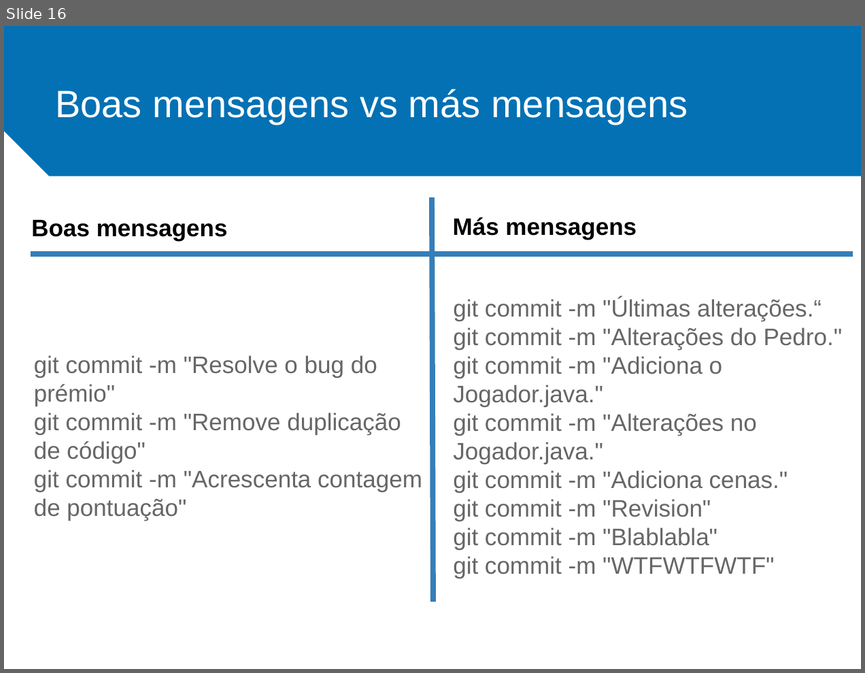
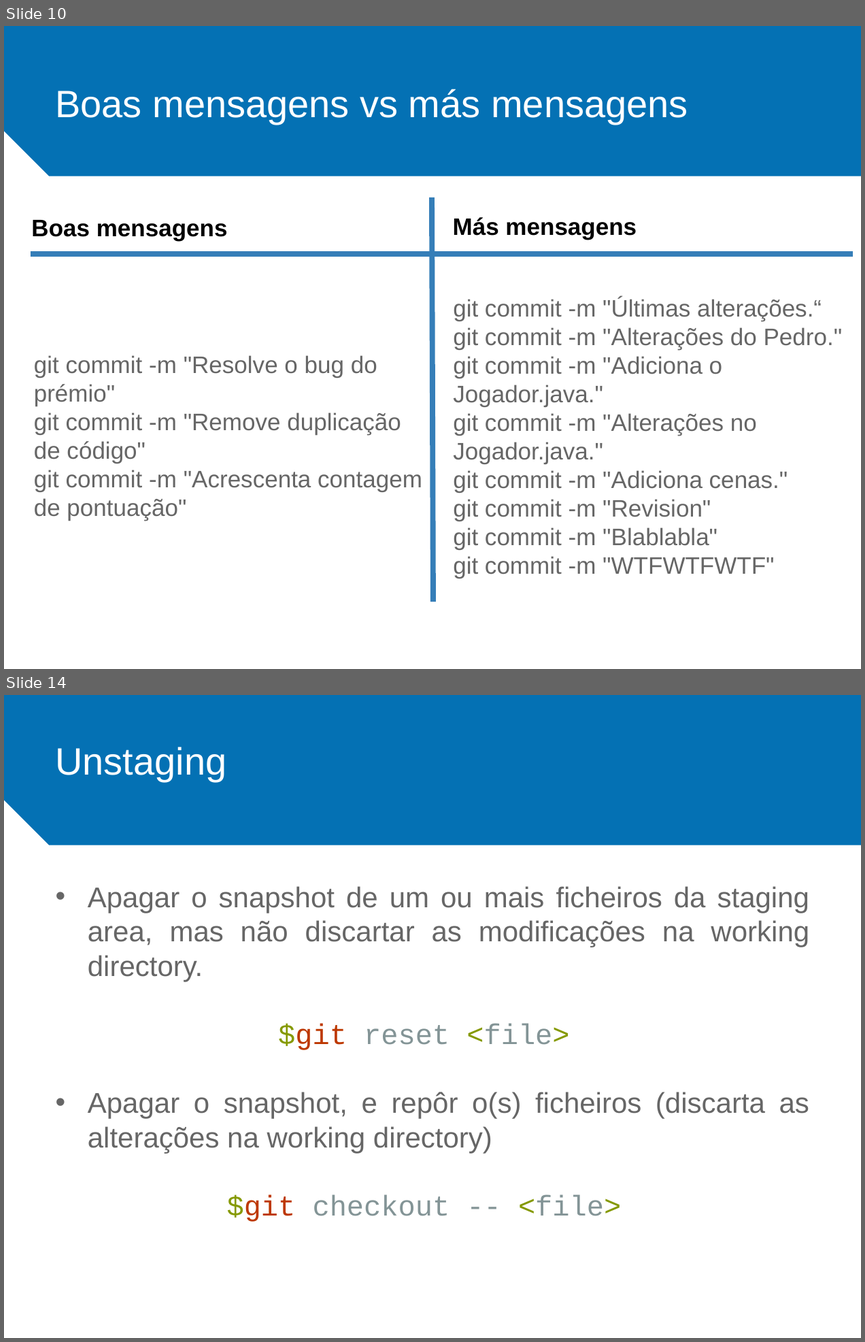
Before and after one commit to ieeeupsb/workshop-git, a slide deck: ppt/Workshop Git.pptx. Shown one above the other, each under a label of ours: slide 16 before the commit, slides 10 and 14 after it; the slides between them are not shown. The pictures are 865x673 and 865x1342 pixels, drawn with LibreOffice and Linux fonts; fonts in the diff are those of the drawing; background and template pictures are left out. Boxes give left, top, right and bottom in pixels: in the first picture for what was removed or moved away, otherwise in the second. Text is boxed around its words. In the diff, an @@ line names an element or a change of style, - is before the commit and + after.

```diff
--- a/ppt/Workshop Git.pptx
+++ b/ppt/Workshop Git.pptx
@@ slide 14 added at (4,695,861,1338), background #FFFFFF; not listed: 1 template element that a slide beside it also shows @@
@@ text added at (55,747,226,782), 32 pt, text #FFFFFF @@
+Unstaging
@@ text added at (88,886,809,1221), 24 pt, text #666666 @@
+• Apagar o snapshot de um ou mais ficheiros da staging area, mas não discartar as modificações na working directory.
+$git reset <file>
+• Apagar o snapshot, e repôr o(s) ficheiros (discarta as alterações na working directory)
+  $git checkout -- <file>
@@ what was slide 16 is now slide 10 @@
```
Also in this commit, not shown: 19 other slides changed, 32 other slides added, 18 slides removed, 9 other files.
